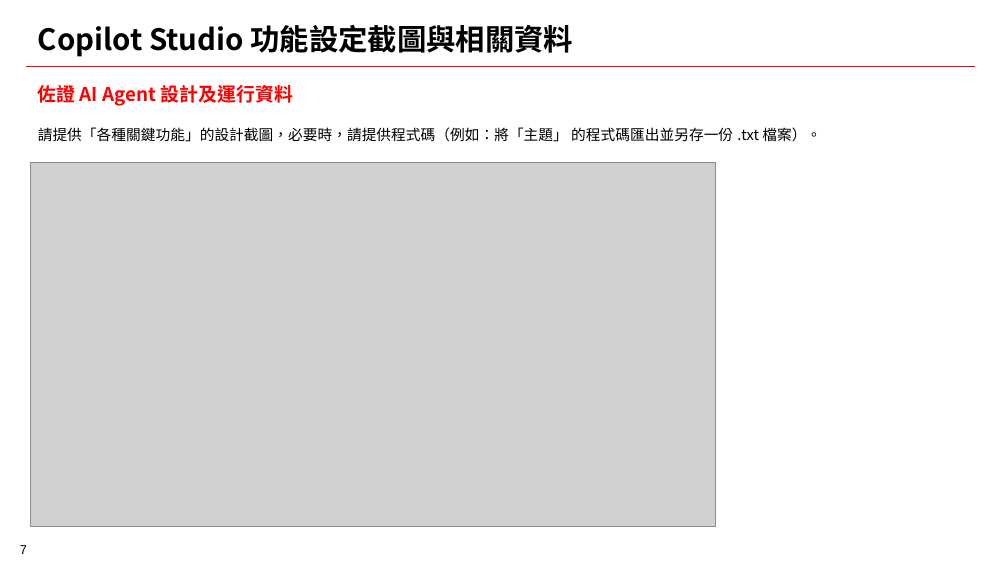
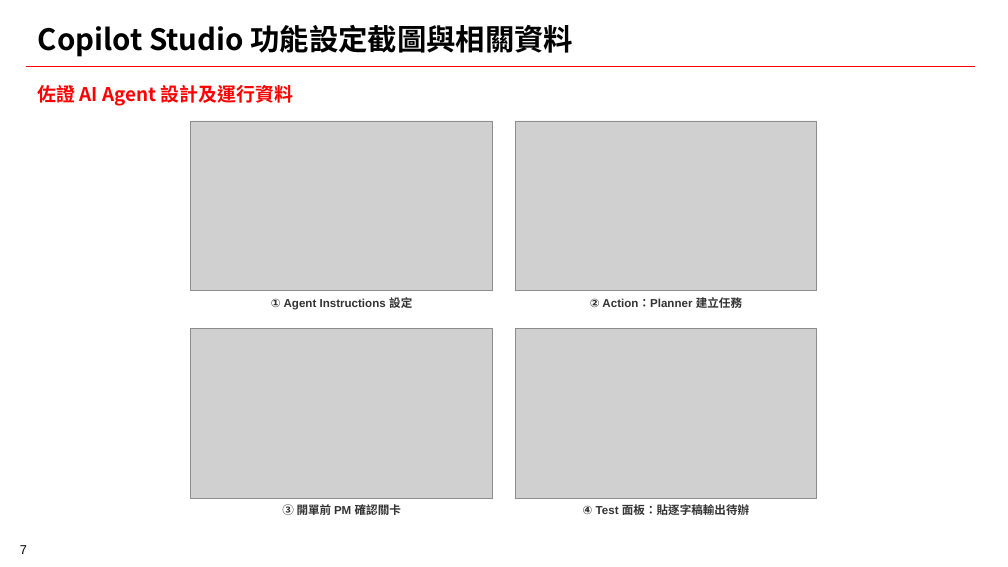
Before and after one commit to how0531/sino_AI-PM, a slide deck: slide 7 of AI競賽.pptx. Drawn at 1008x567 pixels with LibreOffice and Linux fonts; fonts in the diff are those of the drawing; grey boxes stand for pictures; background and template pictures are left out. Boxes give left, top, right and bottom in pixels: in the first picture for what was removed or moved away, otherwise in the second. Text is boxed around its words. In the diff, an @@ line names an element or a change of style, - is before the commit and + after.

```diff
--- a/AI競賽.pptx
+++ b/AI競賽.pptx
@@ text removed at [38, 127, 821, 142] @@
-請提供「各種關鍵功能」的設計截圖，必要時，請提供程式碼（例如：將「主題」 的程式碼匯出並另存一份 .txt 檔案）。
@@ picture added at [191, 121, 492, 291] @@
@@ picture added at [516, 121, 817, 291] @@
@@ picture removed at [30, 162, 716, 526] @@
@@ text added at [271, 297, 412, 310], 11 pt, text #333333, bold @@
+① Agent Instructions 設定
@@ text added at [590, 297, 742, 308], 11 pt, text #333333, bold @@
+② Action：Planner 建立任務
@@ picture added at [191, 328, 492, 498] @@
@@ picture added at [516, 328, 817, 498] @@
@@ text added at [282, 503, 401, 519], 11 pt, text #333333, bold @@
+③ 開單前 PM 確認關卡
@@ text added at [583, 504, 749, 515], 11 pt, text #333333, bold @@
+④ Test 面板：貼逐字稿輸出待辦
```
Also in this commit, not shown: 6 other slides changed, 1 slide added, 12 other files.
